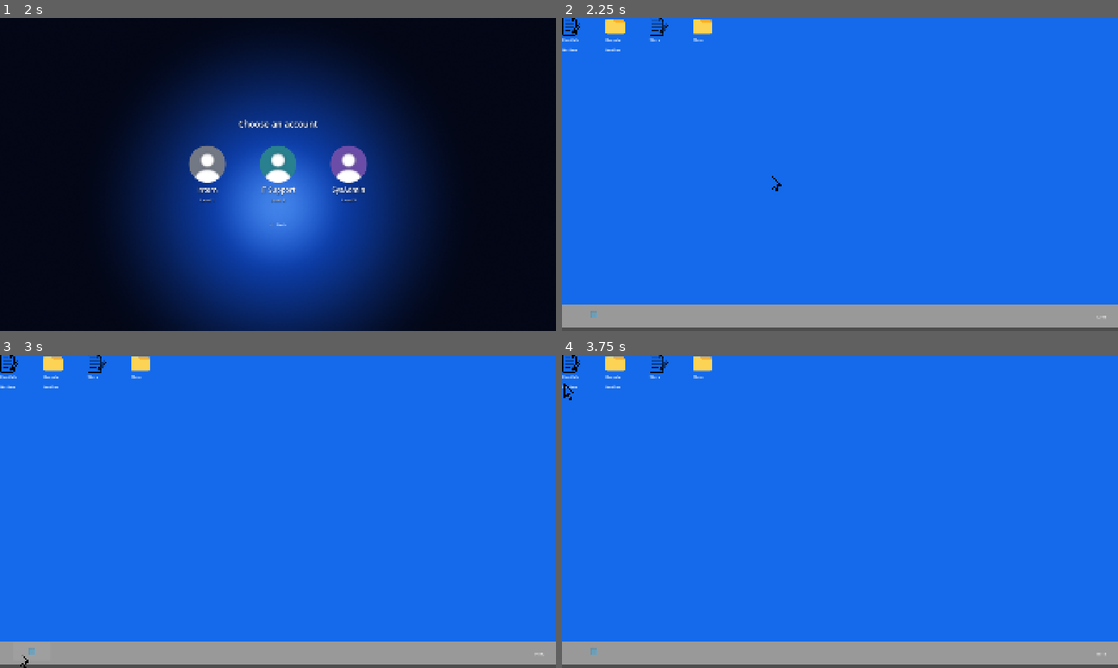
Above: before the commit, frames 1-4 (two rows, left to right).
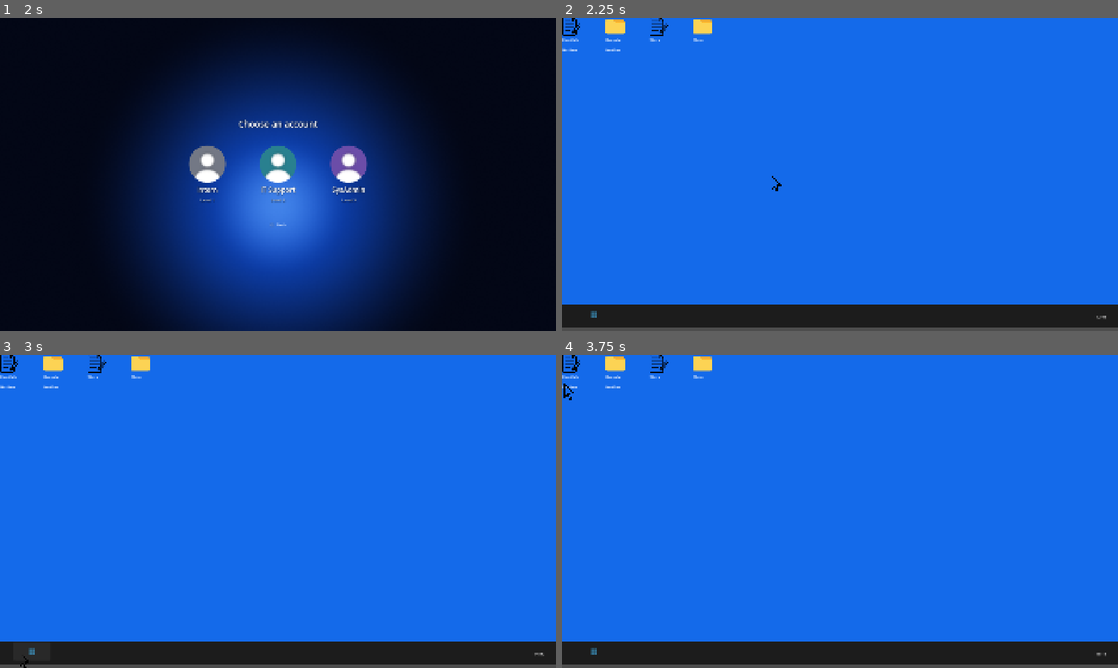
Above: after the commit, the same moments.

Repository: vividskiess/COS30031
Game: Godot game, scene res://UI/LockScreen/lock_screen.tscn
Same seed, same stepped clock (60 frames per second), same inputs: the game is played once before the commit and once after it.
Inputs (mouse positions are in pixels of both pictures, inside the frame that each line leads up to):
- Up to frame 1 (2 s): tap Enter at 0.5 s; move the mouse to (400, 158) at 0.52 s; click (400, 158) at 0.67 s; click "Sign in" at 1.25 s
- Up to frame 2 (2.25 s): click (767, 174) at 2 s
- Up to frame 3 (3 s): click (16, 652) at 2.75 s
- Up to frame 4 (3.75 s): click (562, 383) at 3.52 s

Frame 1 is identical in both runs. In frame 2, 7.3% of the frame differs, in the area x 0-100%, y 91-99%; in frame 3, 7.3%; in frame 4, 7.3%.

Commit message:
add window padding and dark taskbar
note: changes from this commit were cherrypicked over from a now deleted branch "ttheme" ( merging the old branch would cause too much headaches)

Diff:
--- a/Objects/Desktop_Manger.tscn
+++ b/Objects/Desktop_Manger.tscn
@@ -22,8 +22,6 @@
 "variants": [Vector2(400, 250), false, -1, 0.27497864, 0.14986025, 873.0, 516.0, Vector2(0.9657284, 1.0520145), 0, 4, S …(237 unchanged characters)…
 "version": 3
 }
-
-[sub_resource type="StyleBoxFlat" id="StyleBoxFlat_7xnu4"]
 
 [node name="Desktop_manger" type="Control" unique_id=118327403]
 custom_minimum_size = Vector2(1920, 1080)
@@ -51,7 +49,7 @@
 [node name="Panel" type="Panel" parent="Taskbar" unique_id=1857817609]
 custom_minimum_size = Vector2(1920, 80)
 layout_mode = 2
-theme_override_styles/panel = SubResource("StyleBoxFlat_7xnu4")
+theme_type_variation = &"TaskbarPanel"
 
 [node name="TaskbarGrid" type="GridContainer" parent="Taskbar/Panel" unique_id=1292436697]
 custom_minimum_size = Vector2(1920, 80)
--- a/Objects/Window.tscn
+++ b/Objects/Window.tscn
@@ -32,6 +32,7 @@
 layout_mode = 2
 size_flags_horizontal = 3
 theme_type_variation = &"WindowTitleLabel"
+vertical_alignment = 1
 
 [node name="Minimize" type="Button" parent="VBoxContainer/Title" unique_id=1186658531]
 custom_minimum_size = Vector2(46, 32)
@@ -68,3 +69,4 @@
 
 [node name="MarginContainer" type="MarginContainer" parent="VBoxContainer" unique_id=116529276]
 layout_mode = 2
+theme_type_variation = &"WindowContent"
--- a/UI/Assets/win11_dark.tres
+++ b/UI/Assets/win11_dark.tres
@@ -244,6 +244,14 @@
 shadow_color = Color(0, 0, 0, 0.55)
 shadow_size = 24
 shadow_offset = Vector2(0, 6)
+
+[sub_resource type="StyleBoxEmpty" id="StyleBoxEmpty_wttl1"]
+content_margin_left = 12.0
+
+[sub_resource type="StyleBoxFlat" id="StyleBoxFlat_tkbar"]
+bg_color = Color(0.10980392, 0.10980392, 0.10980392, 1)
+border_width_top = 1
+border_color = Color(1, 1, 1, 0.08)
 
 [sub_resource type="SystemFont" id="SystemFont_ixfno"]
 font_names = PackedStringArray("Segoe UI Variable Text", "Segoe UI")
@@ -305,13 +313,21 @@
 TaskbarButton/styles/hover_pressed = SubResource("StyleBoxFlat_tbprs")
 TaskbarButton/styles/normal = SubResource("StyleBoxEmpty_tbnrm")
 TaskbarButton/styles/pressed = SubResource("StyleBoxFlat_tbprs")
+TaskbarPanel/base_type = &"Panel"
+TaskbarPanel/styles/panel = SubResource("StyleBoxFlat_tkbar")
 TooltipLabel/colors/font_color = Color(1, 1, 1, 1)
 TooltipPanel/styles/panel = SubResource("StyleBoxFlat_ttpnl")
 VScrollBar/styles/grabber = SubResource("StyleBoxFlat_grbnm")
 VScrollBar/styles/grabber_highlight = SubResource("StyleBoxFlat_grbhl")
 VScrollBar/styles/grabber_pressed = SubResource("StyleBoxFlat_grbpr")
 VScrollBar/styles/scroll = SubResource("StyleBoxEmpty_vscrl")
+WindowContent/base_type = &"MarginContainer"
+WindowContent/constants/margin_bottom = 12
+WindowContent/constants/margin_left = 12
+WindowContent/constants/margin_right = 12
+WindowContent/constants/margin_top = 4
 WindowFrame/base_type = &"PanelContainer"
 WindowFrame/styles/panel = SubResource("StyleBoxFlat_wfrm1")
 WindowTitleLabel/base_type = &"Label"
 WindowTitleLabel/font_sizes/font_size = 12
+WindowTitleLabel/styles/normal = SubResource("StyleBoxEmpty_wttl1")
